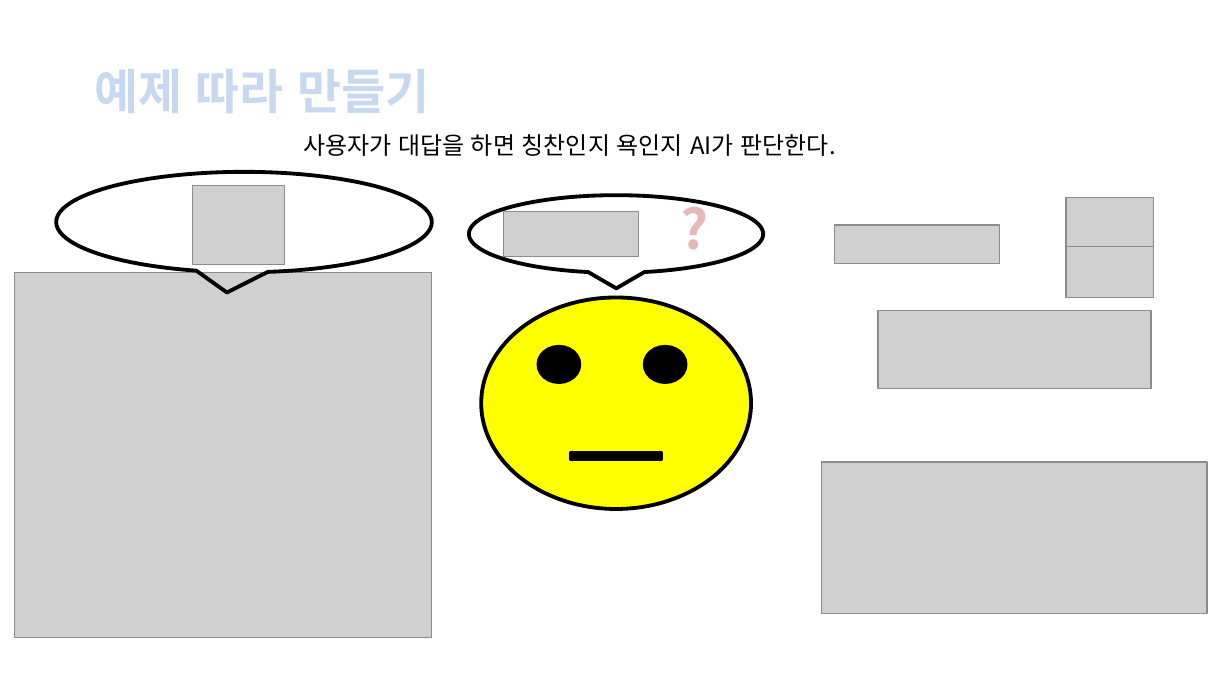
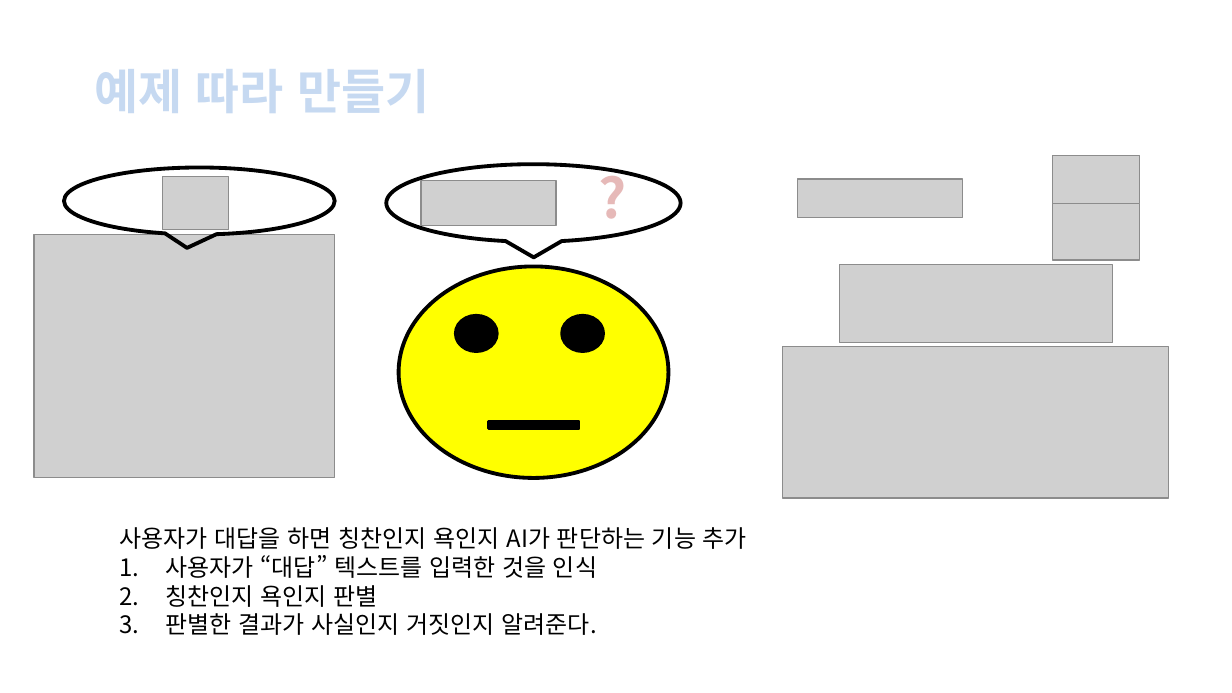
Before and after one commit to MachineLearningPython/E.Korean-Subject-and-Predicate, a slide deck: slide 15 of 스크래치ppt.pptx (slide 14 before the commit). Drawn at 1232x693 pixels with LibreOffice and Linux fonts; fonts in the diff are those of the drawing; grey boxes stand for pictures; background and template pictures are left out. Boxes give left, top, right and bottom in pixels: in the first picture for what was removed or moved away, otherwise in the second. Text is boxed around its words. In the diff, an @@ line names an element or a change of style, - is before the commit and + after.

Commit message:
Update ver 1.1.5
Fix Bug pptx
Add sub pptx

```diff
--- a/스크래치ppt.pptx
+++ b/스크래치ppt.pptx
@@ speech bubble: place and size @@
-speech bubble at (57, 172, 432, 274)
+speech bubble at (64, 168, 335, 234)
@@ picture: place and size @@
-picture at (192, 185, 285, 265)
+picture at (163, 176, 229, 229)
@@ 1 picture, 1 ellipse, 1 rectangle, 1 text: place and size @@
-1 picture, 1 ellipse, 1 rectangle, 1 text at (482, 188, 752, 509)
+1 picture, 1 ellipse, 1 rectangle, 1 text at (399, 158, 669, 478)
@@ picture: place and size @@
-picture at (835, 225, 1000, 264)
+picture at (797, 179, 962, 217)
@@ picture: place and size @@
-picture at (1066, 198, 1153, 246)
+picture at (1052, 155, 1140, 203)
@@ text removed at (208, 180, 256, 229) @@
-…
@@ picture: place and size @@
-picture at (1066, 239, 1153, 297)
+picture at (1052, 202, 1140, 260)
@@ picture: place and size @@
-picture at (15, 272, 432, 637)
+picture at (34, 234, 335, 478)
@@ picture: place and size @@
-picture at (878, 310, 1152, 389)
+picture at (839, 265, 1112, 344)
@@ 2 ellipses, 1 speech bubble: place and size @@
-2 ellipses, 1 speech bubble at (469, 195, 764, 382)
+2 ellipses, 1 speech bubble at (387, 164, 681, 351)
@@ picture: place and size @@
-picture at (822, 462, 1207, 614)
+picture at (782, 347, 1168, 499)
@@ text at (119, 527, 747, 635): text changed @@
-사용자가 대답을 하면 칭찬인지 욕인지 AI가 판단한다.
+사용자가 대답을 하면 칭찬인지 욕인지 AI가 판단하는 기능 추가
+1. 사용자가 “대답” 텍스트를 입력한 것을 인식
+2. 칭찬인지 욕인지 판별
+3. 판별한 결과가 사실인지 거짓인지 알려준다.
```
Also in this commit, not shown: 14 other slides changed, 1 slide added, 1 other file.
